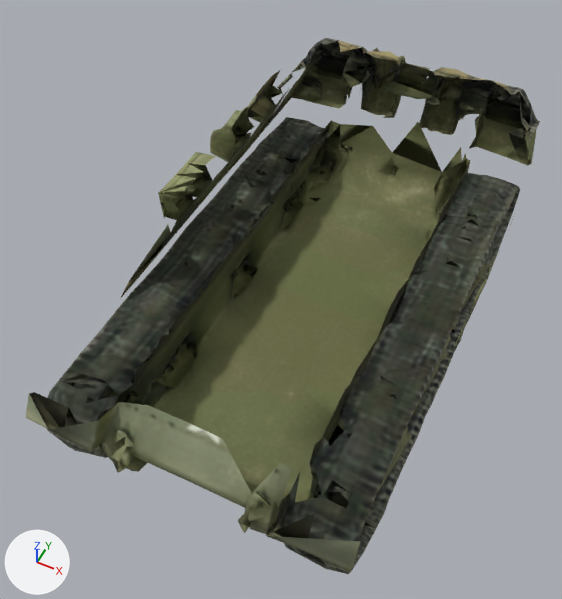
A saved change to the OBJ model unity/Assets/_Game/Resources/Models/m10_hull.obj.
One viewpoint serves both versions: a 50 mm camera at (1.93, -5.4, 5.35) aimed at (-0.29, -0.96, -0.19). Every picture has the same lights, and +X, +Y and +Z are marked at lower left. The picture after the commit comes second. Where no turn or scale is listed for an object, it has been applied to the vertices. Vertices at exactly the same position are counted once.

Script lines for the objects in view, before the commit:
```python
me_m10_hull = bpy.data.meshes.new('m10_hull')
me_m10_hull.from_pydata(...)  # 5598 vertices, 11626 faces; spans x -1.68..1.47, y -3.17..2.24, z -1.14..0.87
me_m10_hull.polygons.foreach_set('use_smooth', [True] * 11626)
me_m10_hull.materials.append(mat_m10_hull)  # picture img_m10_png
ob_m10_hull = bpy.data.objects.new('m10_hull', me_m10_hull)
ob_m10_hull.location = (0.0, 0.0, 0.0)
```
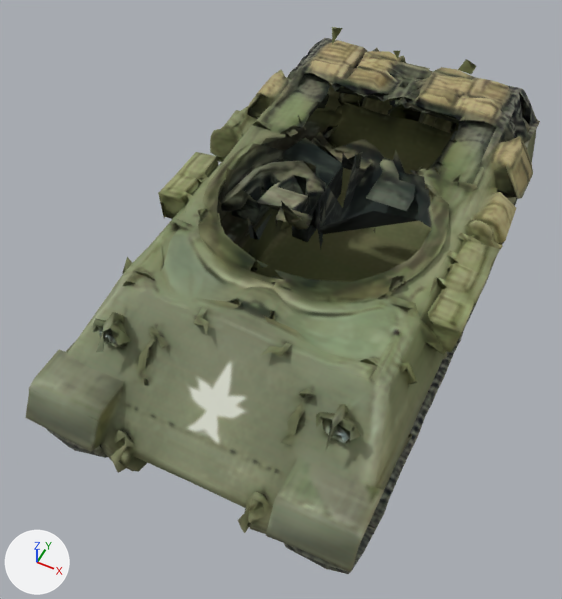
The newer file is also rescaled (x1.091), turned or shifted as a whole; pictures and numbers use the older file's frame.

What differs and where, as boxes (x1, y1, x2, y2) in the pictures (562 x 599 px):
'm10_hull', reshaped: before (26, 38, 540, 574); after (26, 27, 540, 574)
part 1 of me_m10_hull, added (green): after (29, 27, 533, 543)

The change, as a list of edits to the scene's bpy script:
```text
Change me_m10_hull:
    used by ob_m10_hull; location = (0.0, 0.0, 0.0)
    remove me_m10_hull.from_pydata(...)  # 5598 vertices, 11626 faces; spans x -1.68..1.47, y -3.17..2.24, z -1.14..0.87
    add me_m10_hull.from_pydata(...)  # 7677 vertices, 16336 faces; spans x -1.68..1.47, y -3.17..2.24, z -1.14..1.41
    me_m10_hull part 1: 2079 vertices added at x -1.56..1.46, y -3.01..1.81, z 0.04..1.41
```
